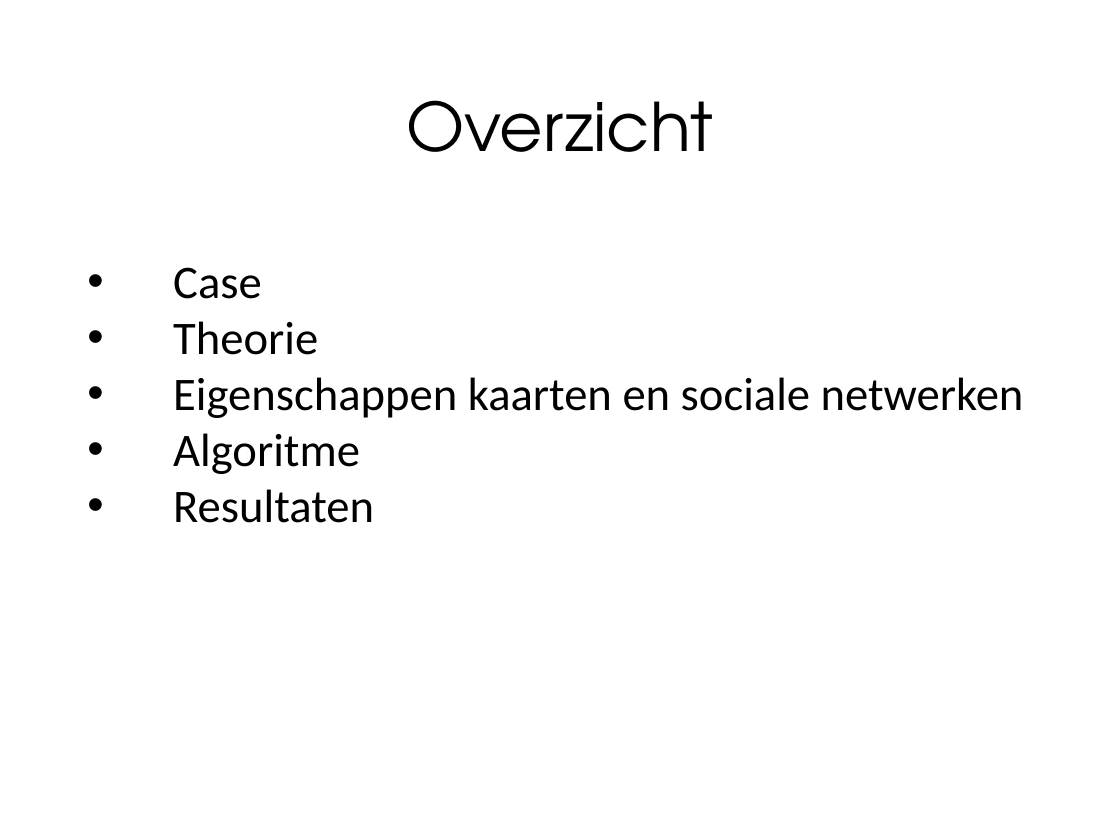
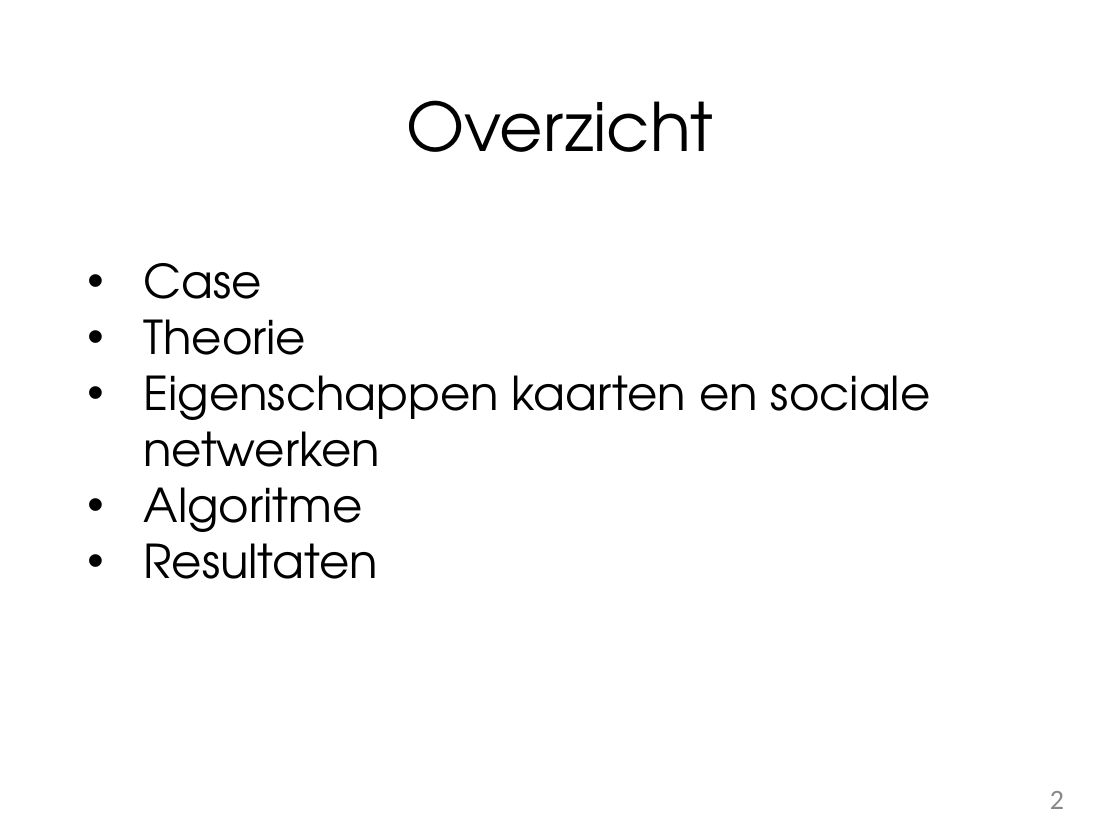
Before and after one commit to ekgorter/-c0ffee, a slide deck: slide 2 of Presentatie 3 Kaartkleuren.pptx. Drawn at 1120x840 pixels with LibreOffice and Linux fonts; fonts in the diff are those of the drawing; background and template pictures are left out. Boxes give left, top, right and bottom in pixels: in the first picture for what was removed or moved away, otherwise in the second. Text is boxed around its words. In the diff, an @@ line names an element or a change of style, - is before the commit and + after.

```diff
--- a/Presentatie 3 Kaartkleuren.pptx
+++ b/Presentatie 3 Kaartkleuren.pptx
@@ text "Case" at bbox=[143, 263, 931, 579]: font Calibri to TeX Gyre Adventor; indent changed @@
@@ page number added at bbox=[1050, 791, 1064, 809], 18 pt, text #888888 @@
+2
```
Also in this commit, not shown: 13 other slides changed, 6 slides added, 2 slides removed.
